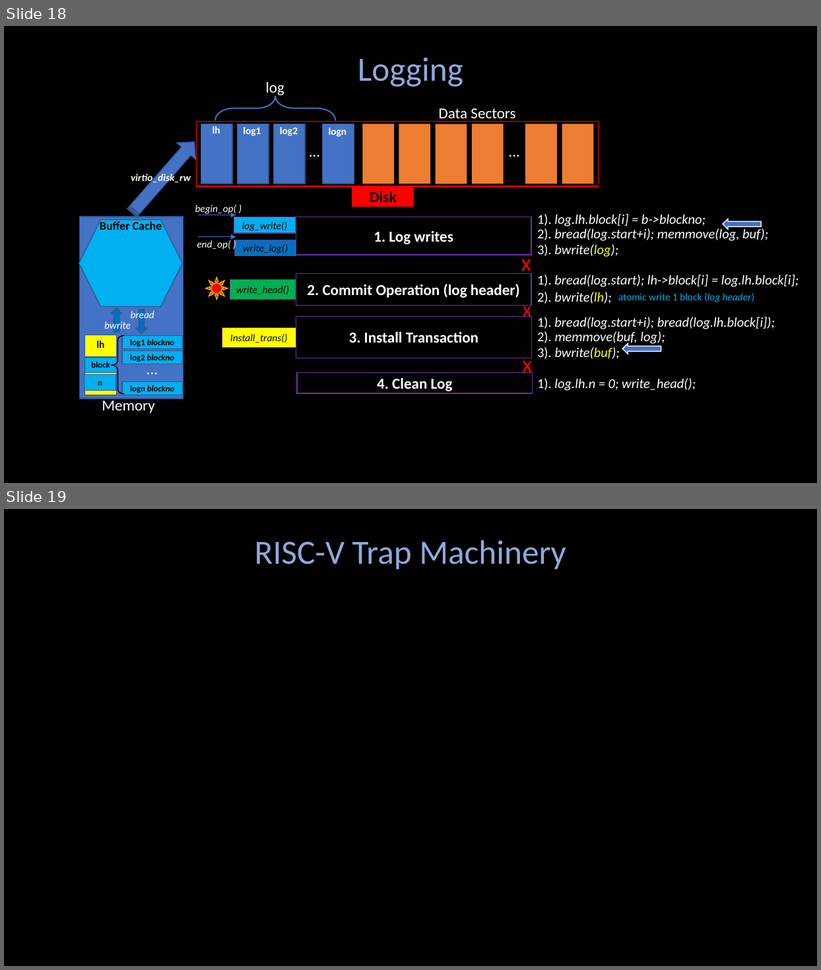
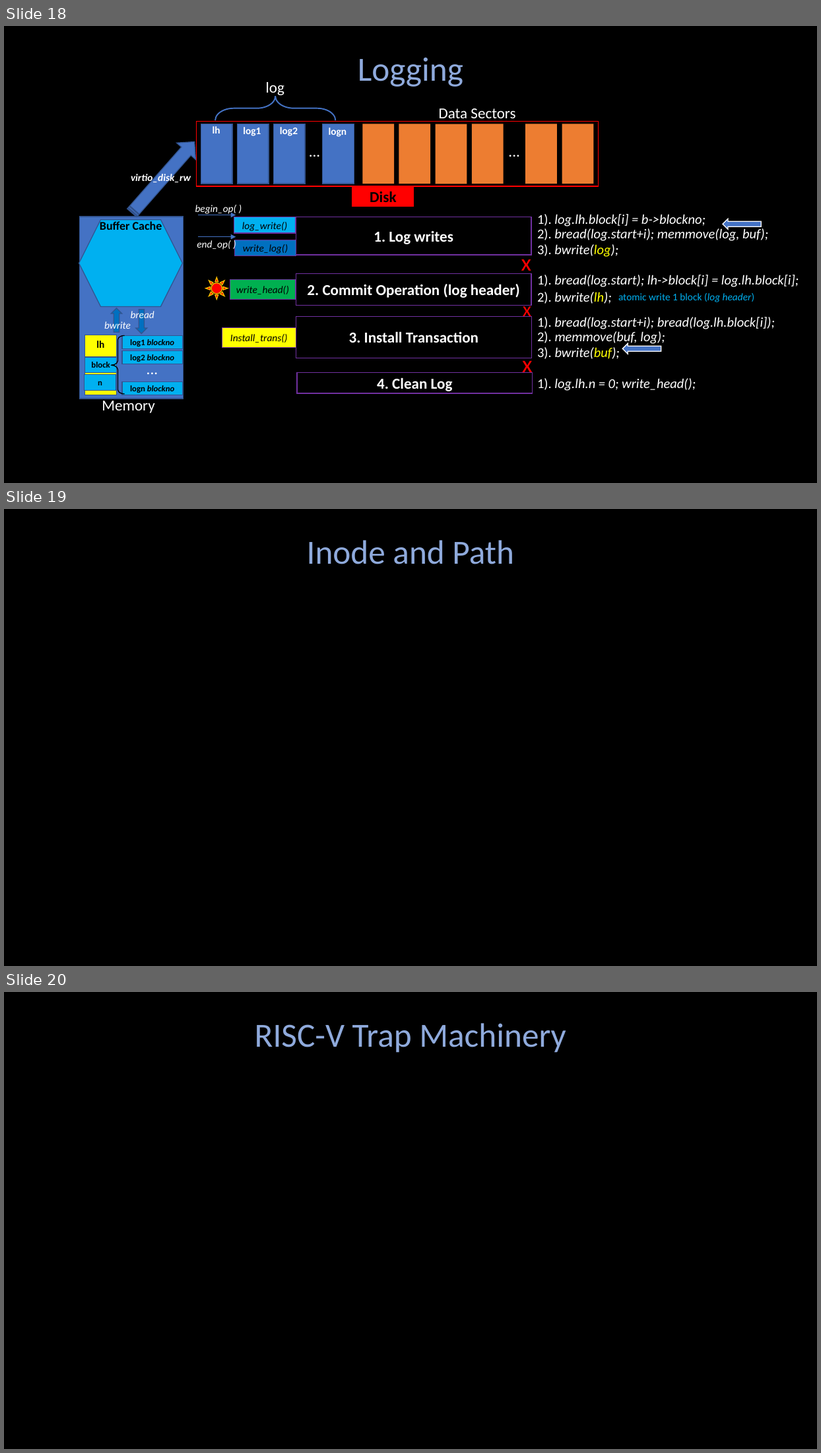
Before and after one commit to Angold-4/os, a slide deck: docs/figures/os1.pptx. Shown one above the other, each under a label of ours: slides 18 and 19 before the commit, slides 18, 19 and 20 after it. The pictures are 821x970 and 821x1453 pixels, drawn with LibreOffice and Linux fonts; fonts in the diff are those of the drawing. Boxes give left, top, right and bottom in pixels: in the first picture for what was removed or moved away, otherwise in the second. Text is boxed around its words. In the diff, an @@ line names an element or a change of style, - is before the commit and + after.

```diff
--- a/docs/figures/os1.pptx
+++ b/docs/figures/os1.pptx
@@ slide 19 added at [4, 509, 817, 966], background #000000 @@
@@ text added at [307, 540, 514, 564], 40 pt, text #8FAADC @@
+Inode and Path
@@ what was slide 19 is now slide 20 @@
```
Also in this commit, not shown: 1 other slide added, 5 other files.
